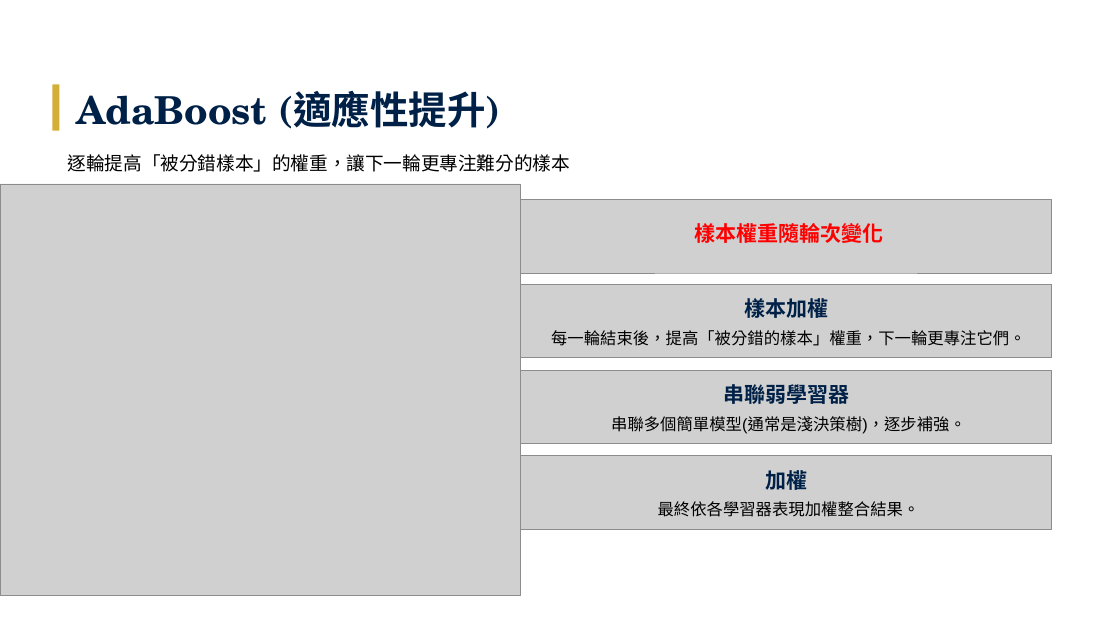
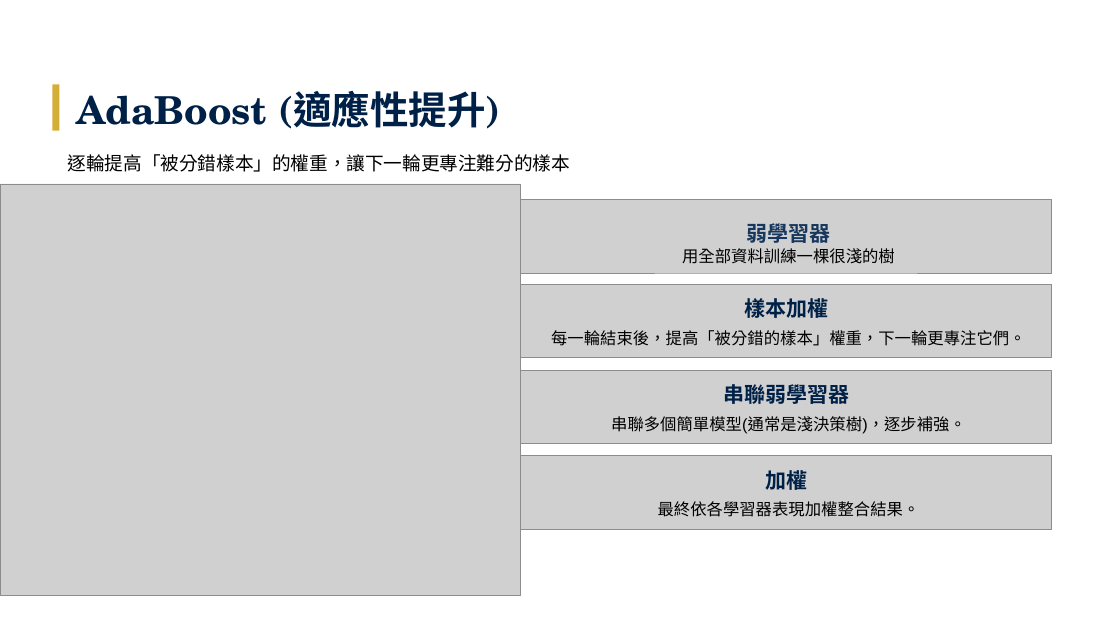
Before and after one commit to Tzu-Lin/ETF-AI-Project, a slide deck: slide 14 of 林子瑜-LLM_ETF_修訂七版_v20260611.pptx. Drawn at 1120x630 pixels with LibreOffice and Linux fonts; fonts in the diff are those of the drawing; grey boxes stand for pictures. Boxes give left, top, right and bottom in pixels: in the first picture for what was removed or moved away, otherwise in the second. Text is boxed around its words. In the diff, an @@ line names an element or a change of style, - is before the commit and + after.

```diff
--- a/林子瑜-LLM_ETF_修訂七版_v20260611.pptx
+++ b/林子瑜-LLM_ETF_修訂七版_v20260611.pptx
@@ text at <box>682,223,895,264</box>: text changed; size 18 to 14 pt; text colour #FF0000 to #000000; bold off @@
-樣本權重隨輪次變化
+弱學習器
+用全部資料訓練一棵很淺的樹
```
Also in this commit, not shown: 15 other slides changed, 9 other files.
